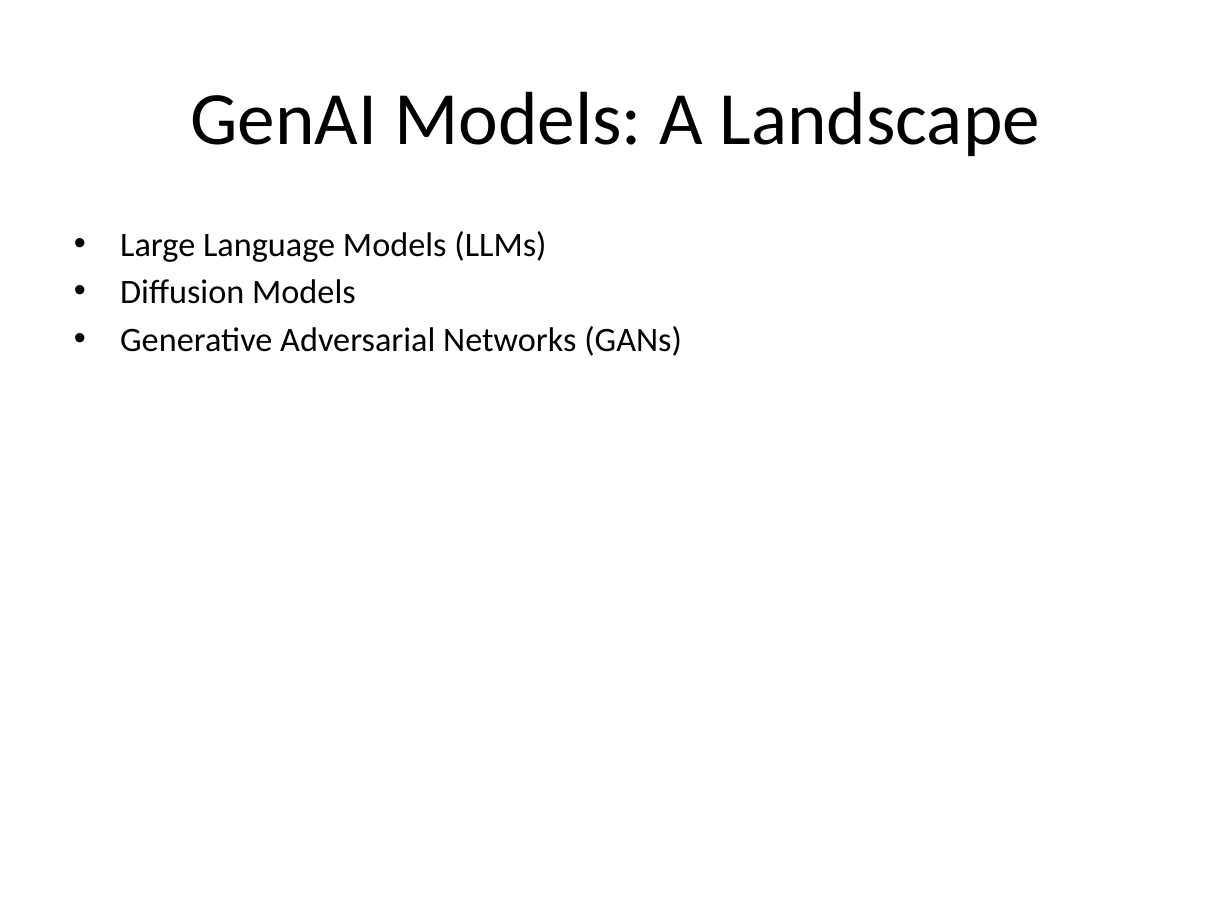
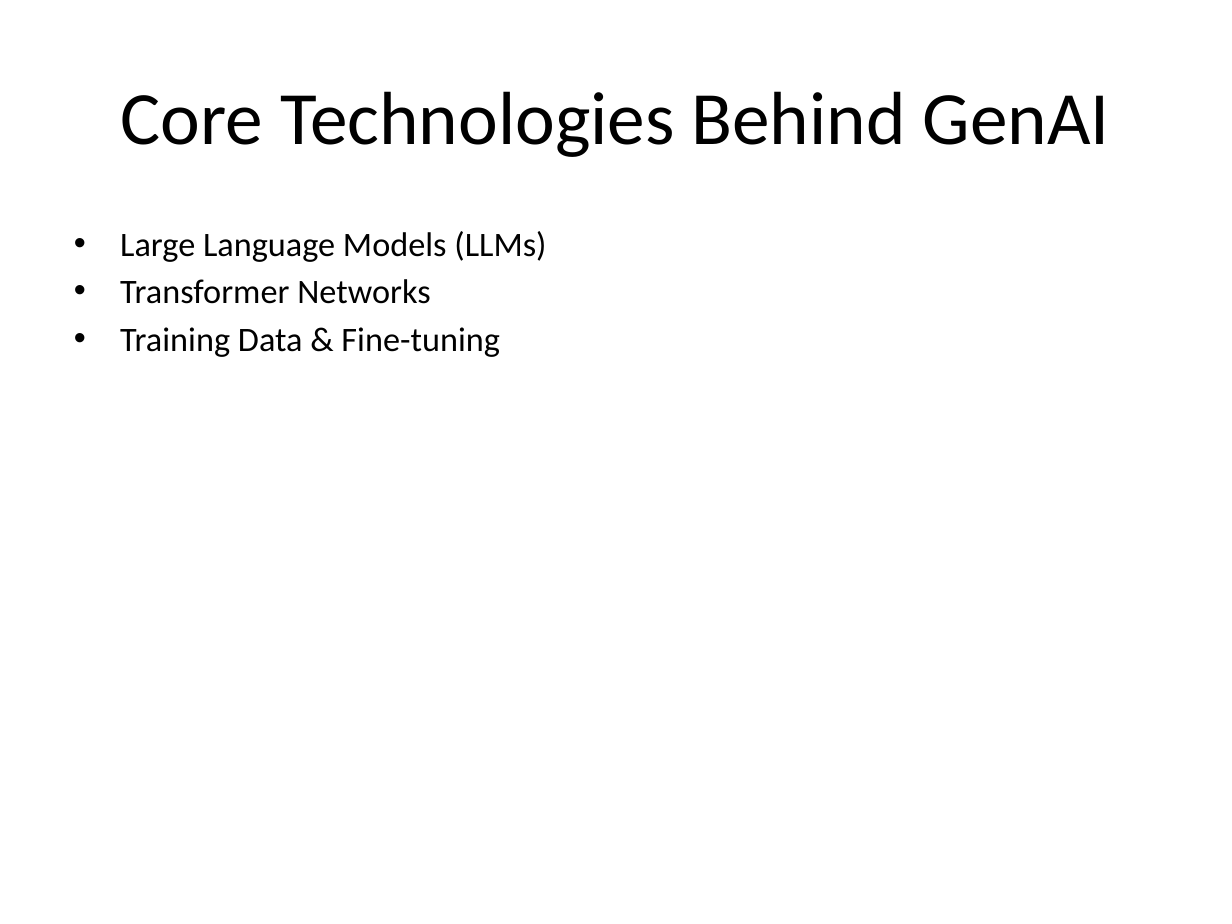
Before and after one commit to AkashAk2/fabric, a slide deck: slide 2 of services/agno_service/output.pptx. Drawn at 1232x924 pixels with LibreOffice and Linux fonts; fonts in the diff are those of the drawing. Boxes give left, top, right and bottom in pixels: in the first picture for what was removed or moved away, otherwise in the second. Text is boxed around its words. In the diff, an @@ line names an element or a change of style, - is before the commit and + after.

```diff
--- a/services/agno_service/output.pptx
+++ b/services/agno_service/output.pptx
@@ title at (x1=121, y1=91, x2=1110, y2=157): text changed @@
-GenAI Models: A Landscape
+Core Technologies Behind GenAI
@@ text at (x1=120, y1=279, x2=500, y2=357): text changed @@
-• Diffusion Models
-• Generative Adversarial Networks (GANs)
+• Transformer Networks
+• Training Data & Fine-tuning
```
Also in this commit, not shown: 5 other slides changed, 4 slides added, 7 slides removed, 3 other files.
